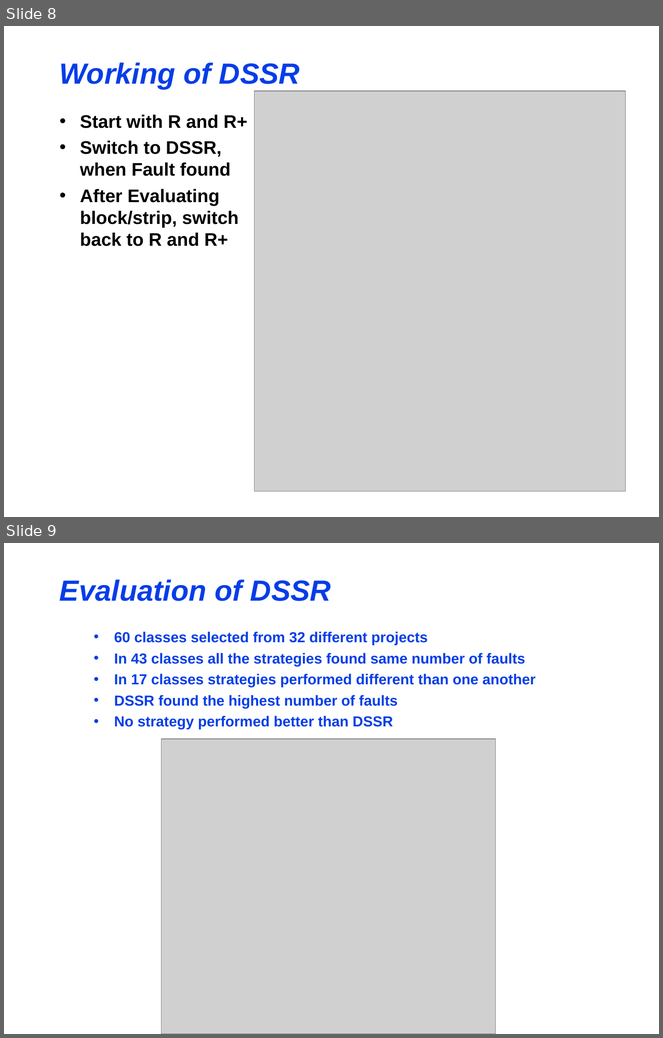
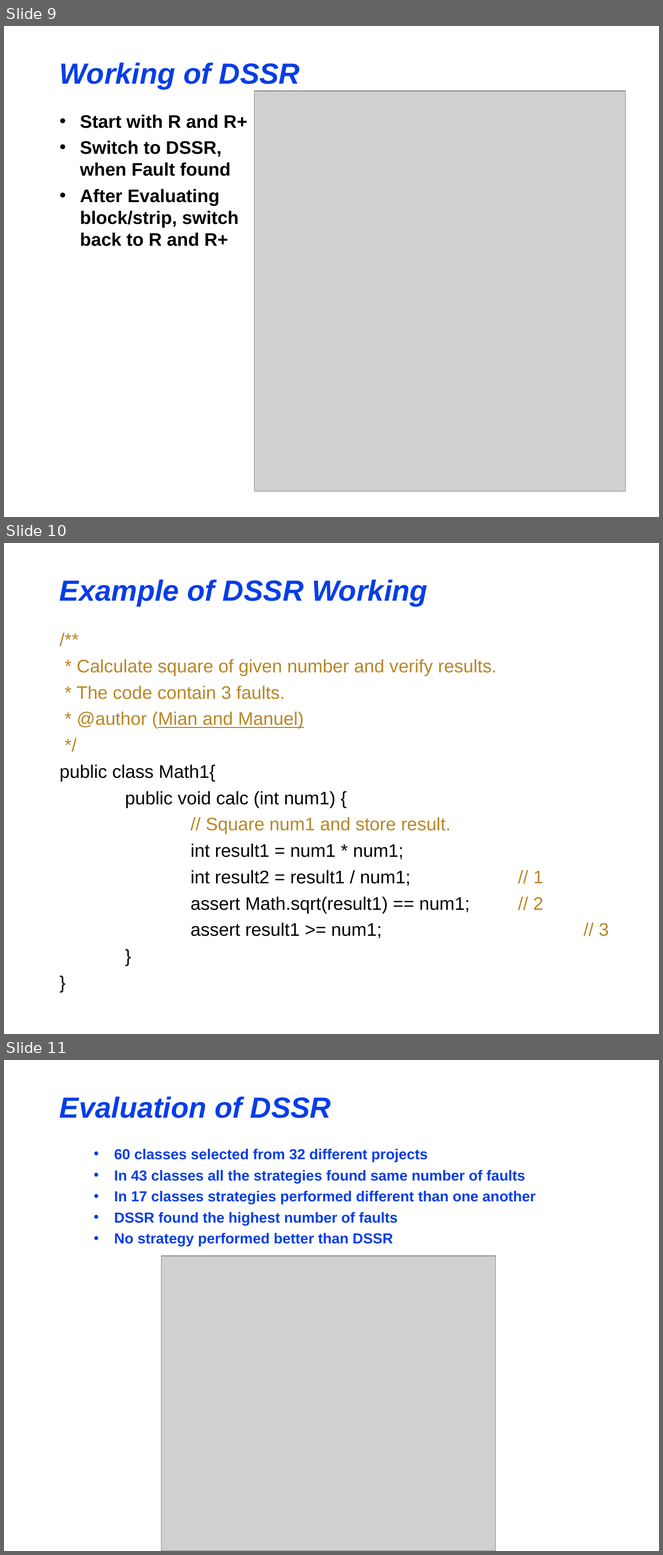
Before and after one commit to maochy/yeti-test, a slide deck: ThesisSeminar/ThesisSeminar.ppt. Shown one above the other, each under a label of ours: slides 8 and 9 before the commit, slides 9, 10 and 11 after it. The pictures are 663x1038 and 663x1555 pixels, drawn with LibreOffice and Linux fonts; fonts in the diff are those of the drawing; grey boxes stand for pictures. Boxes give left, top, right and bottom in pixels: in the first picture for what was removed or moved away, otherwise in the second. Text is boxed around its words. In the diff, an @@ line names an element or a change of style, - is before the commit and + after.

```diff
--- a/ThesisSeminar/ThesisSeminar.ppt
+++ b/ThesisSeminar/ThesisSeminar.ppt
@@ slide 10 added at bbox=[4, 543, 659, 1034], background #FFFFFF @@
@@ title added at bbox=[60, 579, 428, 606], 32 pt, text #063DE8, bold, italic @@
+Example of DSSR Working
@@ text added at bbox=[60, 659, 609, 939], 20 pt, text #000000 @@
+/**
+* Calculate square of given number and verify results.
+* The code contain 3 faults.
+* @author (Mian and Manuel)
+*/
+public class Math1{
+public void calc (int num1) {
+// Square num1 and store result.
+int result1 = num1 * num1;
+int result2 = result1 / num1; // 1
+assert Math.sqrt(result1) == num1; // 2
+assert result1 >= num1; // 3
+}
+}
@@ what was slide 8 is now slide 9 @@
@@ what was slide 9 is now slide 11 @@
```
Also in this commit, not shown: 3 slides changed, 1 other slide added, 1 slide removed, 3 other files.
